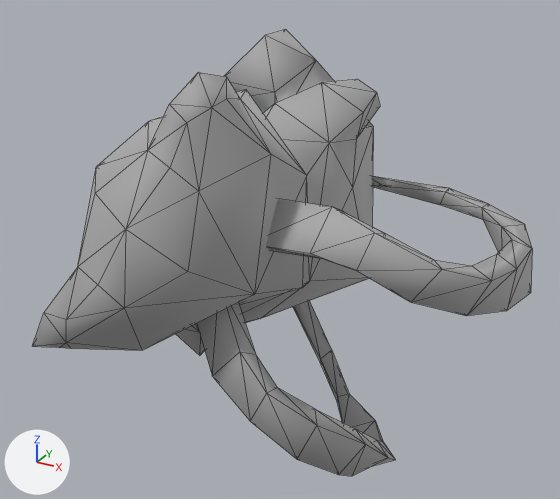
What one commit did to the FBX model Contents/mods/Authentic Z - Lite/media/models_X/Skinned/Backpacks/SpiffoBackpack_Rhand.fbx.
Both versions are drawn from a camera (50 mm lens) standing at (-0.0032, -0.00377, 0.00888) and looking at (-0.00561, 0.00061, 0.00668). Arrows for +X, +Y and +Z are at lower left; the lights stay in place. Mesh edges are drawn as thin lines.

Before the edit, the objects in view are built like this:
```python
me_mesh_008 = bpy.data.meshes.new('Mesh.008')
me_mesh_008.from_pydata(...)  # 192 vertices, 372 faces; spans x -0.00743..-0.00394, y -0.00114..0.00226, z 0.00517..0.00813
me_mesh_008.materials.append(mat_04___default_001)  # its picture is missing
ob_spiffobackpack_003 = bpy.data.objects.new('SpiffoBackpack.003', me_mesh_008)
ob_spiffobackpack_003.location = (0.0, 0.0, 0.0)
```
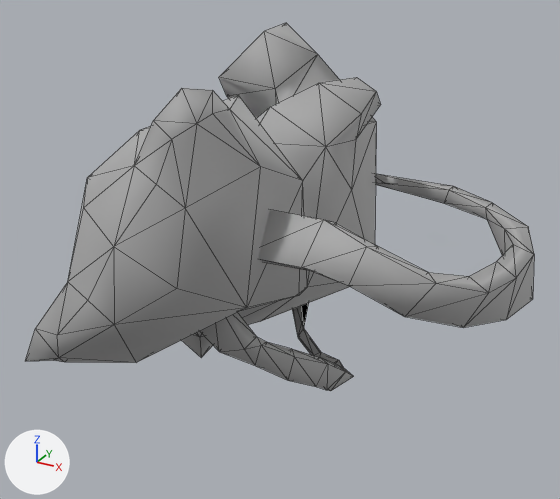
Where the change shows, as pixel boxes (x1, y1, x2, y2) in the pictures (560 x 499 px; the box of a moved part takes in the faces that stretch with it):
```json
{"object": "SpiffoBackpack.003", "change": "reshaped", "before": [33, 29, 532, 476], "after": [25, 23, 534, 391], "on screen": "18% shorter"}
{"part": 1, "of": "me_mesh_008", "change": "moved or reshaped", "before": [266, 176, 532, 316], "after": [258, 174, 534, 328]}
{"part": 2, "of": "me_mesh_008", "change": "moved or reshaped", "before": [33, 29, 380, 355], "after": [25, 23, 381, 363]}
{"part": 3, "of": "me_mesh_008", "change": "moved or reshaped", "before": [197, 301, 396, 476], "after": [200, 303, 353, 391]}
```

Edits to the scene script, one JSON object a line:
```json
{"block": "me_mesh_008", "where": "# used by ob_spiffobackpack_003; location = (0.0, 0.0, 0.0)"}
{"op": "remove", "block": "me_mesh_008", "code": "me_mesh_008.from_pydata(...)  # 192 vertices, 372 faces; spans x -0.00743..-0.00394, y -0.00114..0.00226, z 0.00517..0.00813"}
{"op": "add", "block": "me_mesh_008", "code": "me_mesh_008.from_pydata(...)  # 192 vertices, 372 faces; spans x -0.00745..-0.00391, y -0.00115..0.00226, z 0.00564..0.00807"}
{"block": "me_mesh_008", "change": "me_mesh_008 part 1: the loose piece of 44 vertices spanning x -0.00548..-0.00394, y -0.00027..0.00187, z 0.00661..0.00737 is multiplied about its middle by the matrix ((1.02, 0.026, 0.001), (-0.026, 1.019, -0.046), (-0.002, 0.046, 1.019)), then moved by (0.00001, -0.00004, -0.00002)"}
{"block": "me_mesh_008", "change": "me_mesh_008 part 2: the loose piece of 104 vertices spanning x -0.00743..-0.00519, y -0.00114..0.00226, z 0.00567..0.00813 is multiplied about its middle by the matrix ((1.02, 0.026, 0.001), (-0.026, 1.019, -0.046), (-0.002, 0.046, 1.019)), then moved by (-0.00003, 0.00001, -0.00003)"}
{"block": "me_mesh_008", "change": "me_mesh_008 part 3: 44 of 192 vertices moved; they spanned x -0.00599..-0.00454, y -0.0006..0.00148, z 0.00517..0.00687 and now span x -0.00598..-0.00492, y -0.0004..0.00154, z 0.00574..0.0068; mean shift (-0.00016, 0.00004, 0.00028); largest move (-0.00459, 0.00043, 0.00538) -> (-0.00495, 0.00046, 0.00593)"}
```
